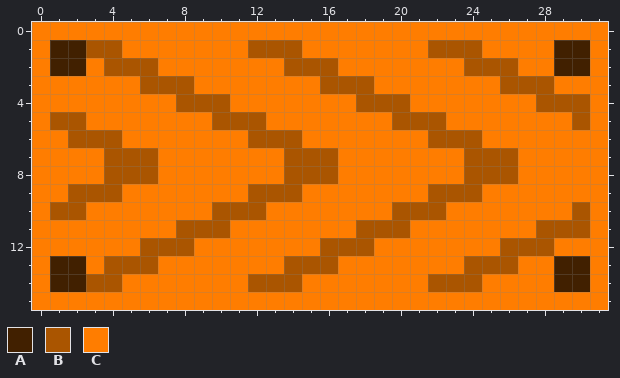
File history of a pixel-art sprite, Assets/not assests/would.png. This is how it looked before the edit.
The file is 32x16 pixels.
Palette (. is transparent): A #412000  B #aa5500  C #ff7d00
After the commit:
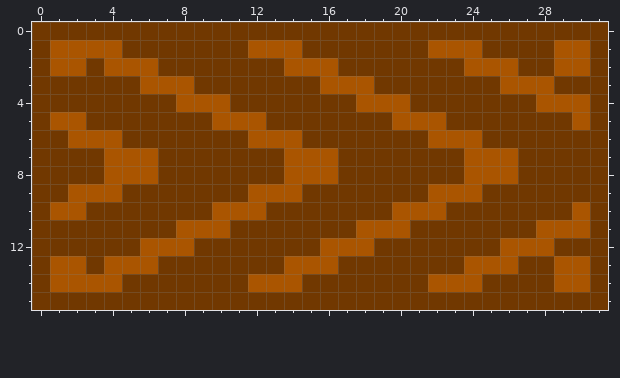
Change:
{"colour":"C","old":"#ff7d00","new":"#713800"}
{"y":1,"x":1,"old":"AA","new":"BB"}
{"y":1,"x":29,"old":"AA","new":"BB"}
{"y":2,"x":1,"old":"AA","new":"BB"}
{"y":2,"x":29,"old":"AA","new":"BB"}
{"y":13,"x":1,"old":"AA","new":"BB"}
{"y":13,"x":29,"old":"AA","new":"BB"}
{"y":14,"x":1,"old":"AA","new":"BB"}
{"y":14,"x":29,"old":"AA","new":"BB"}
{"label":"changed","picture_box":[32,22,608,310]}
